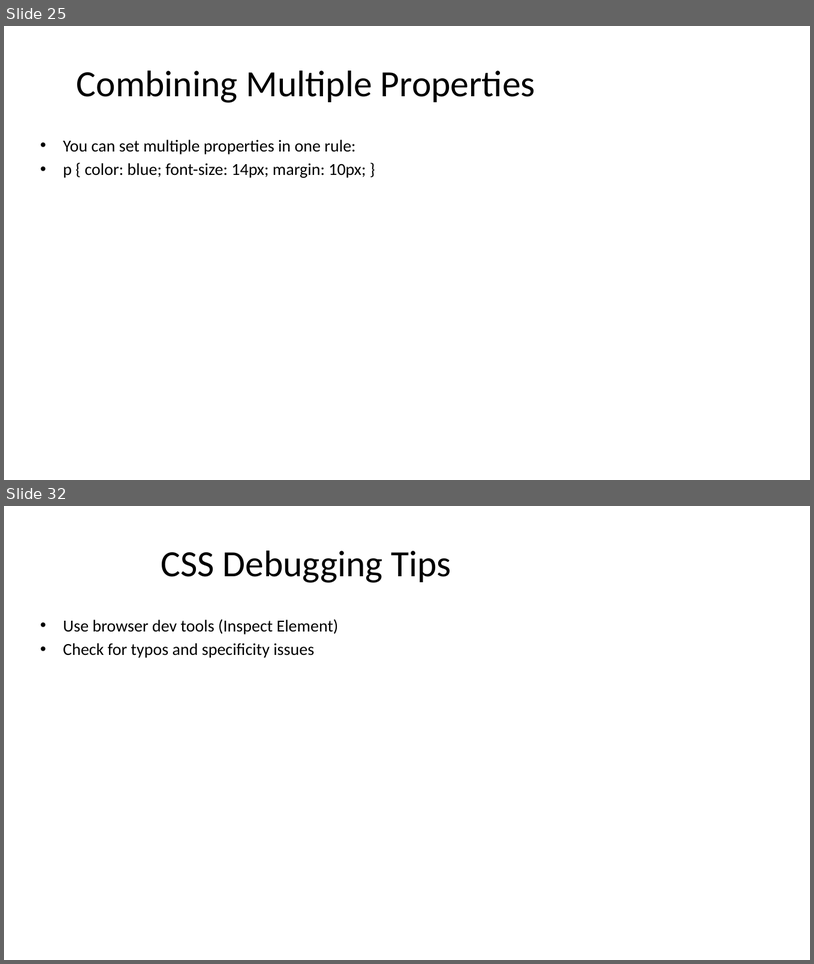
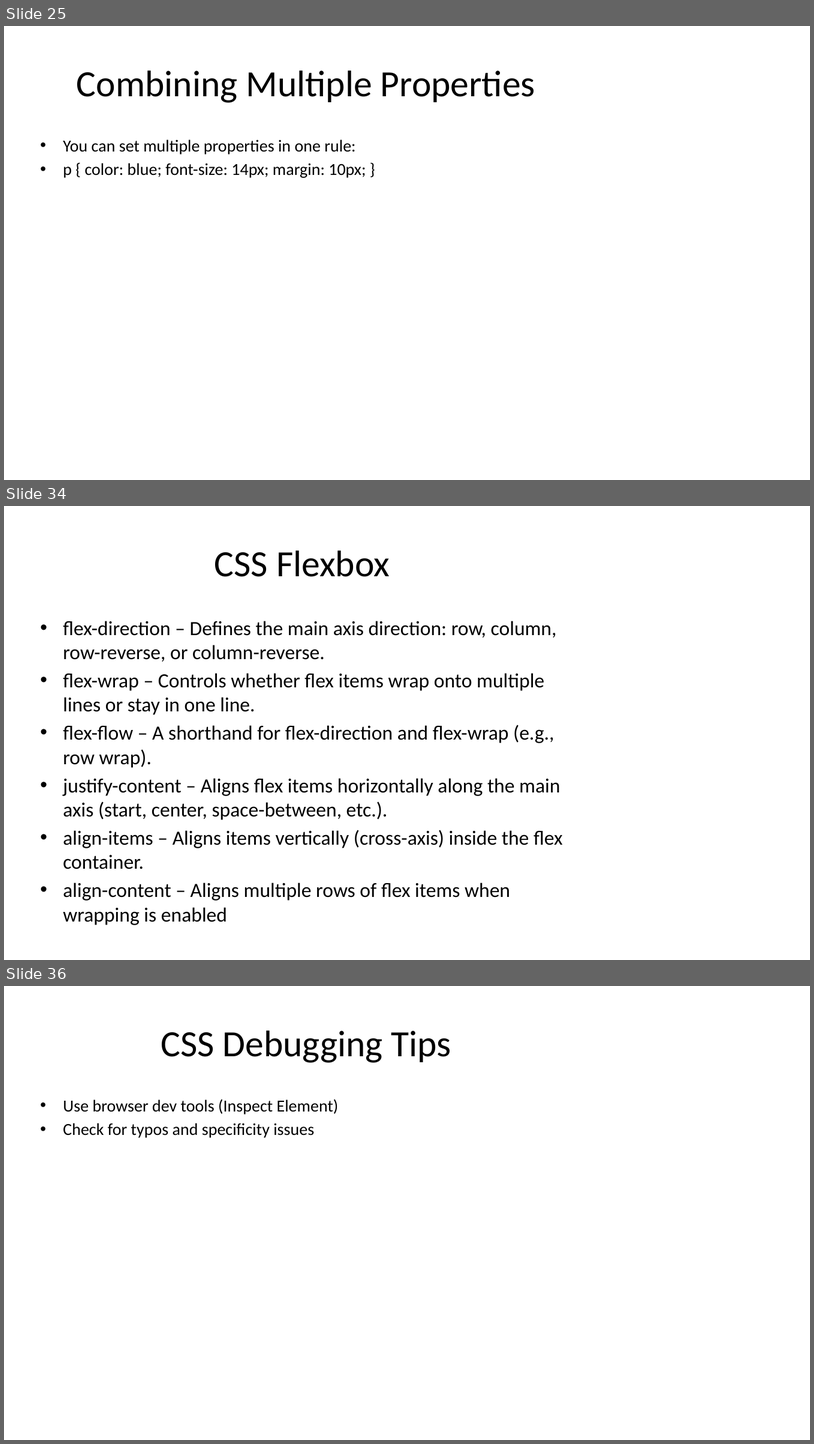
Before and after one commit to gauravog7/Intro-to-Web-Tech, a slide deck: CSS_Unit_2.pptx. Shown one above the other, each under a label of ours: slides 25 and 32 before the commit, slides 25, 34 and 36 after it; the slides between them are not shown. The pictures are 814x964 and 814x1444 pixels, drawn with LibreOffice and Linux fonts; fonts in the diff are those of the drawing. Boxes give left, top, right and bottom in pixels: in the first picture for what was removed or moved away, otherwise in the second. Text is boxed around its words. In the diff, an @@ line names an element or a change of style, - is before the commit and + after.

```diff
--- a/CSS_Unit_2.pptx
+++ b/CSS_Unit_2.pptx
@@ slide 34 added at [4, 506, 810, 960], background #FFFFFF @@
@@ title added at [215, 550, 390, 577], 44 pt, text #000000 @@
+CSS Flexbox
@@ text added at [63, 621, 563, 922], 24 pt, text #000000 @@
+• flex-direction – Defines the main axis direction: row, column, row-reverse, or column-reverse.
+• flex-wrap – Controls whether flex items wrap onto multiple lines or stay in one line.
+• flex-flow – A shorthand for flex-direction and flex-wrap (e.g., row wrap).
+• justify-content – Aligns flex items horizontally along the main axis (start, center, space-between, etc.).
+• align-items – Aligns items vertically (cross-axis) inside the flex container.
+• align-content – Aligns multiple rows of flex items when wrapping is enabled
@@ what was slide 32 is now slide 36 @@
```
Also in this commit, not shown: 3 slides changed, 6 other slides added, 7 slides removed.
